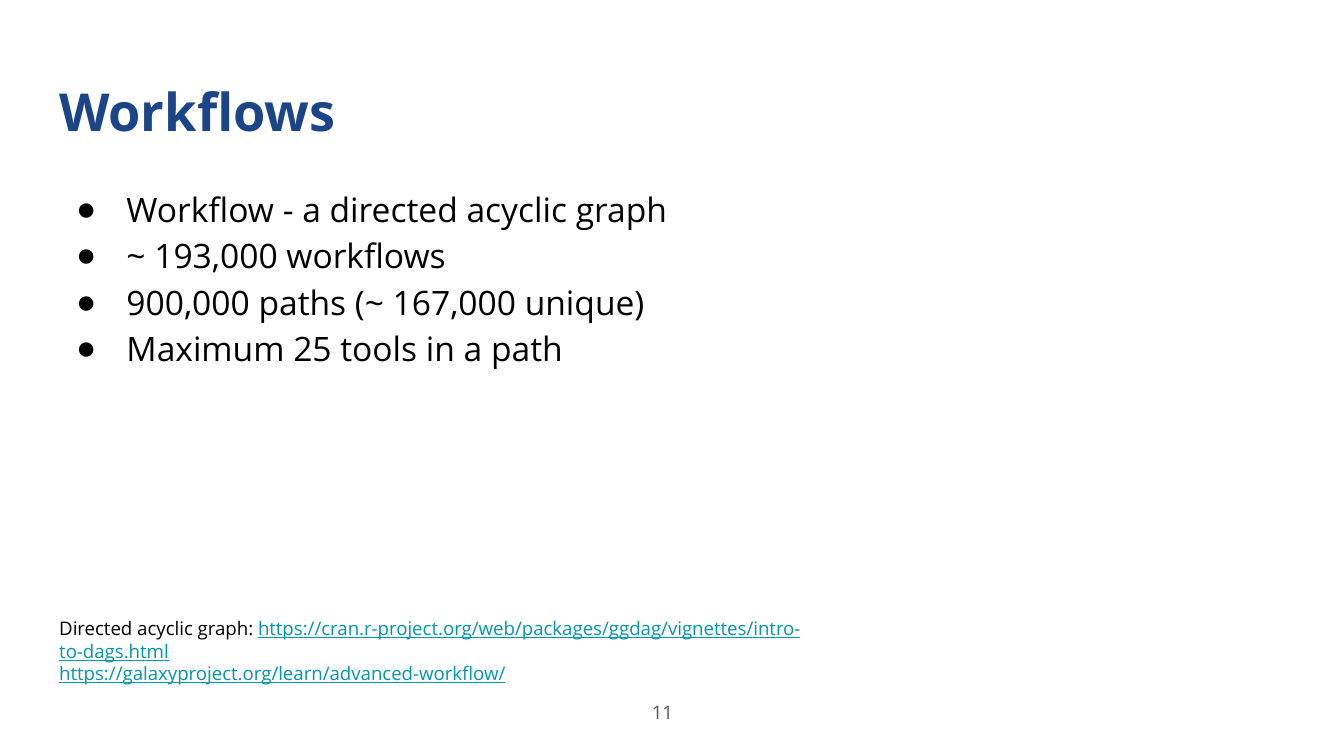
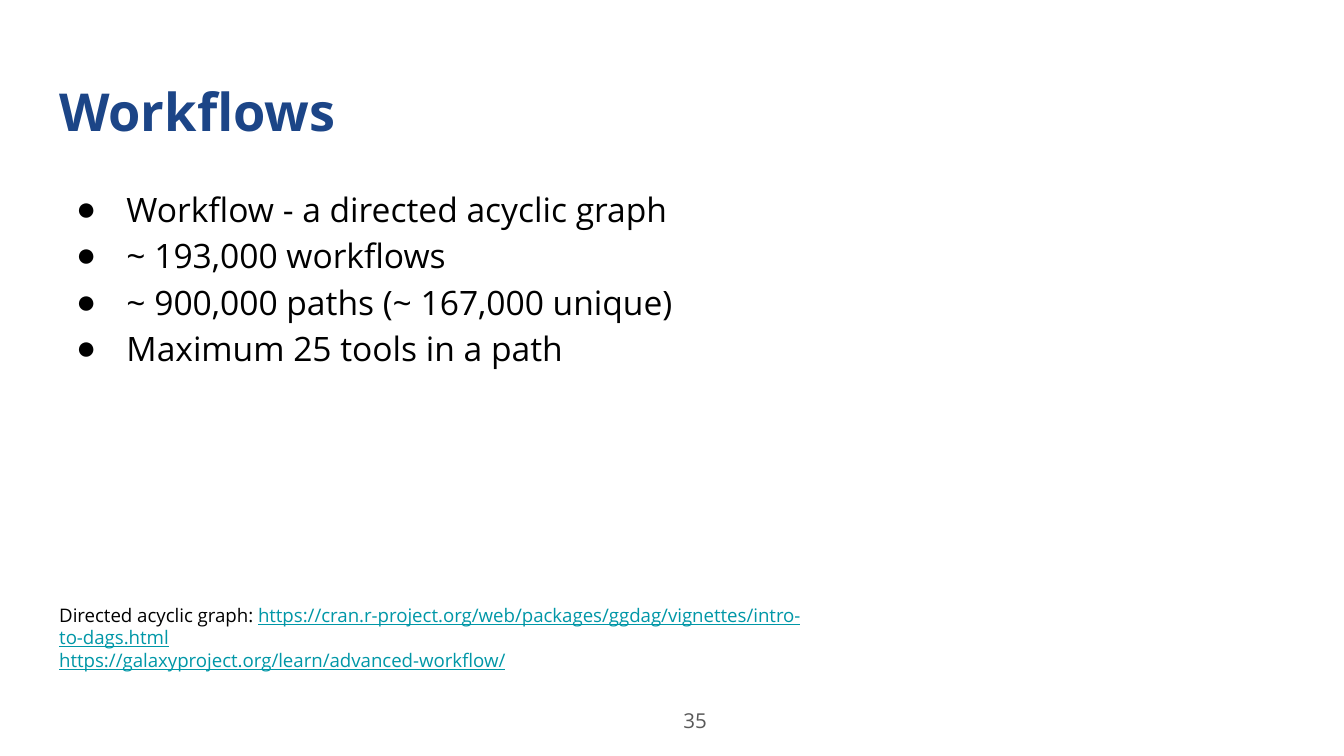
Before and after one commit to anuprulez/latex_master_thesis, a slide deck: slide 35 of Presentation_figures/Final_MasterThesisPresentation.pptx (slide 11 before the commit). Drawn at 1344x756 pixels with LibreOffice and Linux fonts; fonts in the diff are those of the drawing. Boxes give left, top, right and bottom in pixels: in the first picture for what was removed or moved away, otherwise in the second. Text is boxed around its words. In the diff, an @@ line names an element or a change of style, - is before the commit and + after.

```diff
--- a/Presentation_figures/Final_MasterThesisPresentation.pptx
+++ b/Presentation_figures/Final_MasterThesisPresentation.pptx
@@ text at <box>154,289,673,323</box>: text changed @@
-● 900,000 paths (~ 167,000 unique)
+● ~ 900,000 paths (~ 167,000 unique)
@@ text "Directed acyclic graph: https://cran.r-project.org/web/packa ...": place and size @@
-text "Directed acyclic graph: https://cran.r-project.org/web/packa ..." at <box>59,620,800,685</box>
+text "Directed acyclic graph: https://cran.r-project.org/web/packa ..." at <box>59,607,800,672</box>
@@ page number removed at <box>652,705,673,719</box> @@
-11
@@ page number added at <box>683,713,706,728</box>, 11 pt, text #595959 @@
+35
```
Also in this commit, not shown: 36 other slides changed, 22 slides added, 21 slides removed, 10 other files.
